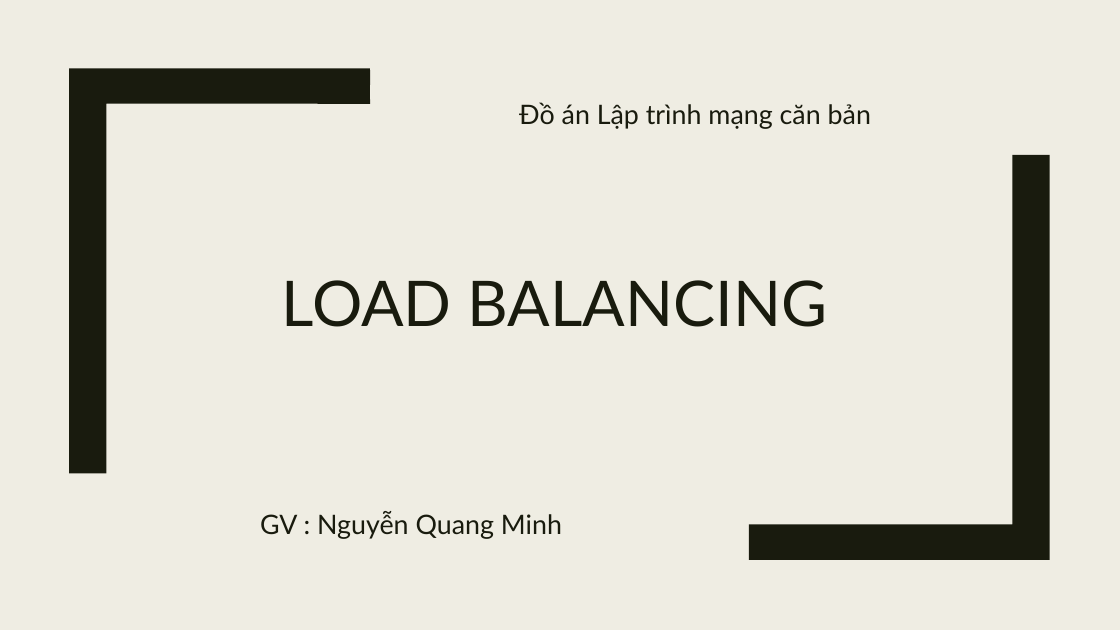
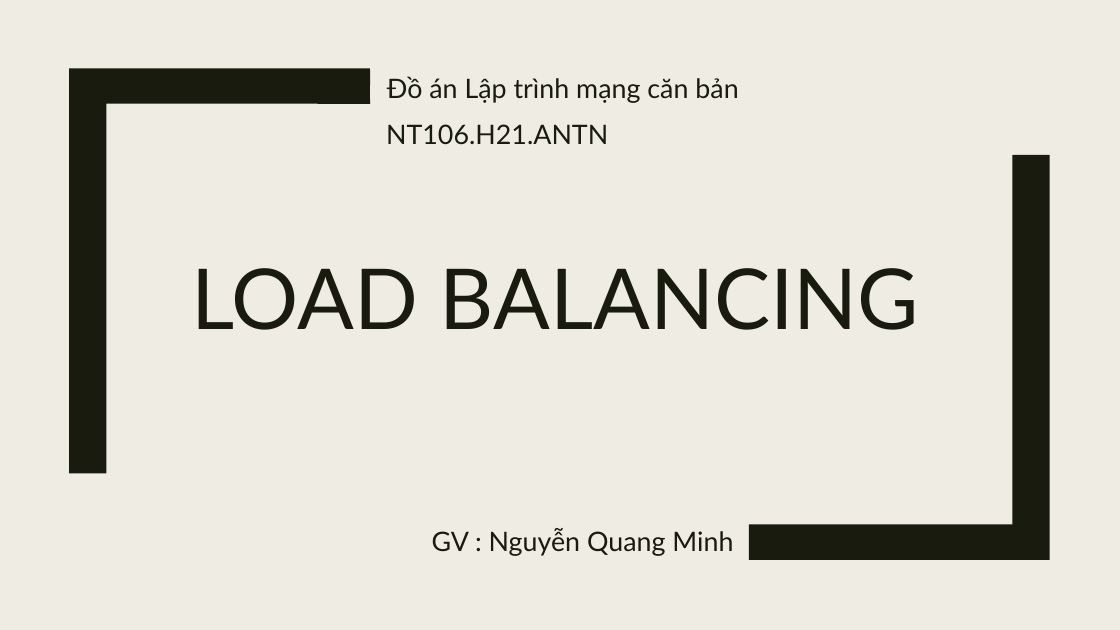
Before and after one commit to znqt/LTM_Proj, a slide deck: slide 1 of Load balancing.pptx. Drawn at 1120x630 pixels with LibreOffice and Linux fonts; fonts in the diff are those of the drawing. Boxes give left, top, right and bottom in pixels: in the first picture for what was removed or moved away, otherwise in the second. Text is boxed around its words. In the diff, an @@ line names an element or a change of style, - is before the commit and + after.

Commit message:
slide

```diff
--- a/Load balancing.pptx
+++ b/Load balancing.pptx
@@ subtitle "Đồ án Lập trình mạng ...": place and size @@
-subtitle "Đồ án Lập trình mạng ..." at [519,102,871,129]
+subtitle "Đồ án Lập trình mạng ..." at [387,76,738,103]
@@ subtitle "Đồ án Lập trình mạng ..." at [387,76,738,103]: line spacing 1.12 to 1.02 @@
@@ text added at [386,124,608,145], 23 pt, text #191B0E @@
+NT106.H21.ANTN
@@ title "LOAD BALANCING": place and size @@
-title "LOAD BALANCING" at [282,280,828,327]
+title "LOAD BALANCING" at [192,268,919,330]
@@ title "LOAD BALANCING" at [192,268,919,330]: size 54 to 72 pt @@
@@ text "GV : Nguyễn Quang Minh": place and size @@
-text "GV : Nguyễn Quang Minh" at [260,511,562,539]
+text "GV : Nguyễn Quang Minh" at [432,528,733,556]
```
Also in this commit, not shown: 3 other slides changed, 7 slides added, 4 slides removed.
